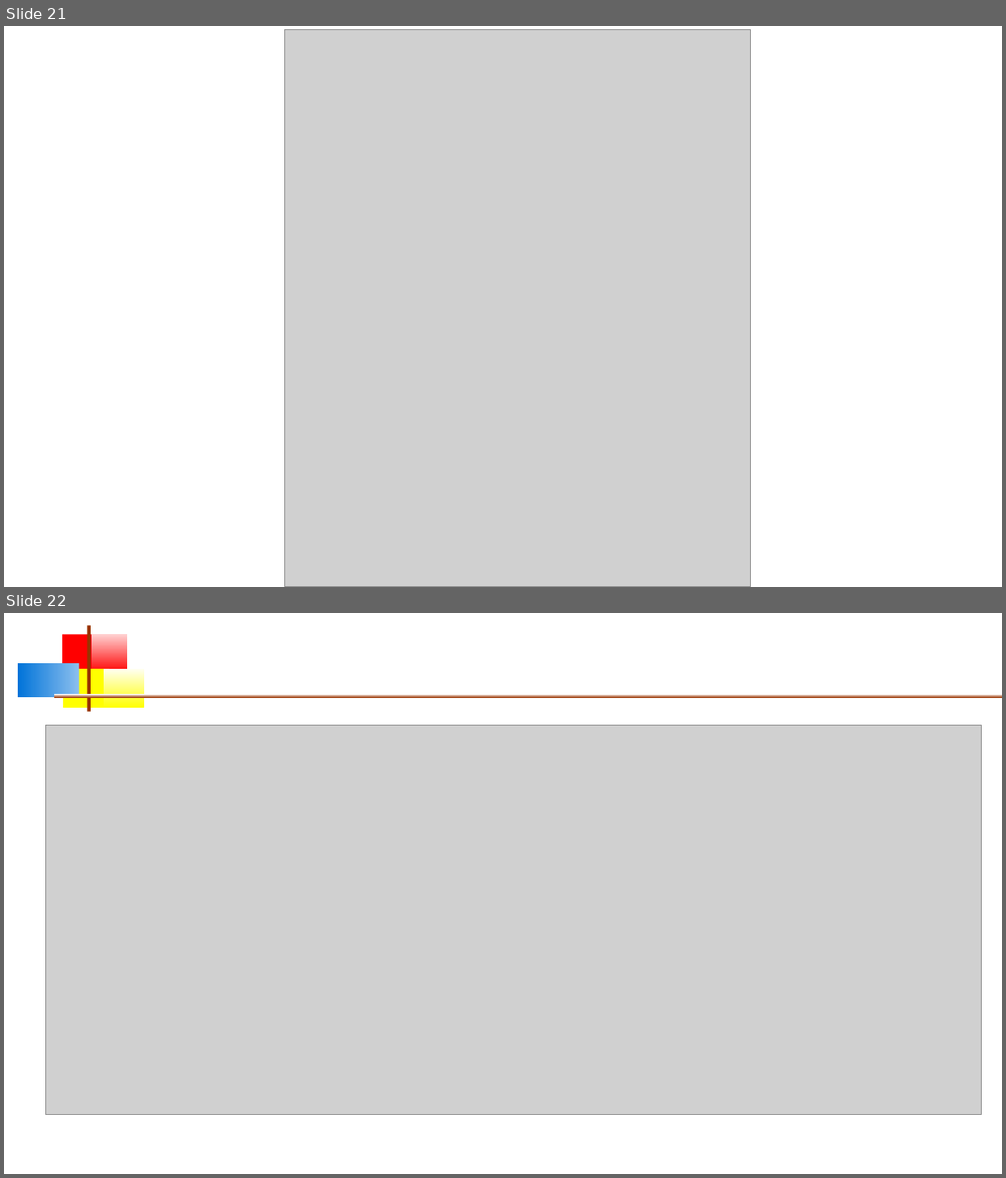
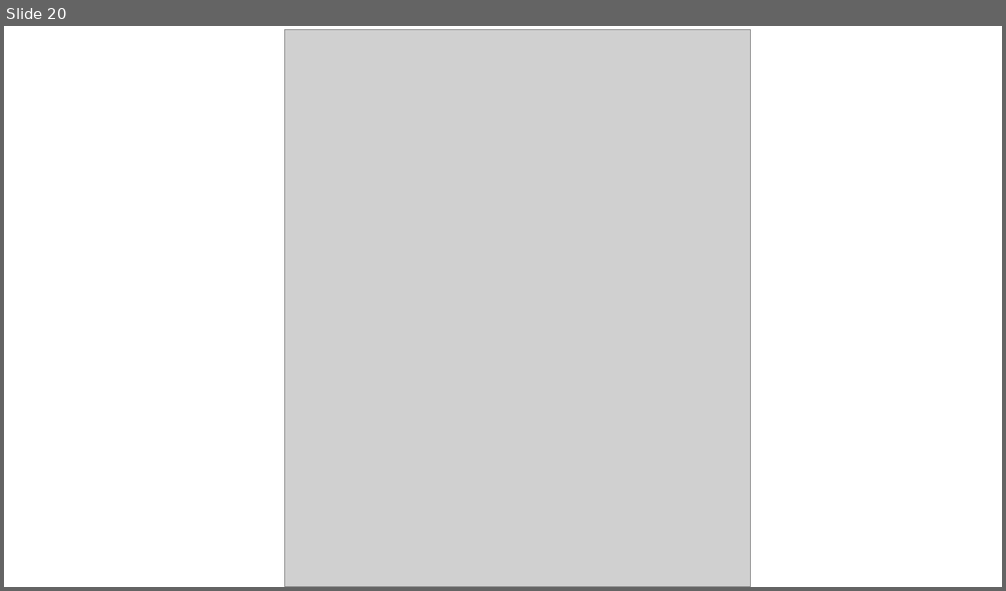
Before and after one commit to Ramprasade10/VersionControlSystem_NSOC, a slide deck: VersionControlSystem.odp. Shown one above the other, each under a label of ours: slides 21 and 22 before the commit, slide 20 after it. The pictures are 1006x1178 and 1006x591 pixels, drawn with LibreOffice and Linux fonts; fonts in the diff are those of the drawing; grey boxes stand for pictures. Boxes give left, top, right and bottom in pixels: in the first picture for what was removed or moved away, otherwise in the second. Text is boxed around its words. In the diff, an @@ line names an element or a change of style, - is before the commit and + after.

```diff
--- a/VersionControlSystem.odp
+++ b/VersionControlSystem.odp
@@ slide 22 removed at (4, 613, 1002, 1174), background #FFFFFF @@
@@ rectangle removed at (62, 634, 98, 673) @@
@@ rectangle removed at (87, 626, 91, 712) @@
@@ rectangle removed at (91, 634, 127, 673) @@
@@ rectangle removed at (19, 663, 79, 697) @@
@@ rectangle removed at (63, 669, 109, 708) @@
@@ rectangle removed at (104, 669, 144, 708) @@
@@ rectangle removed at (54, 694, 1002, 697) @@
@@ picture removed at (46, 726, 982, 1115) @@
@@ what was slide 21 is now slide 20 @@
```
Also in this commit, not shown: 6 slides changed, 1 slide added, 1 other slide removed, 1 other file.
